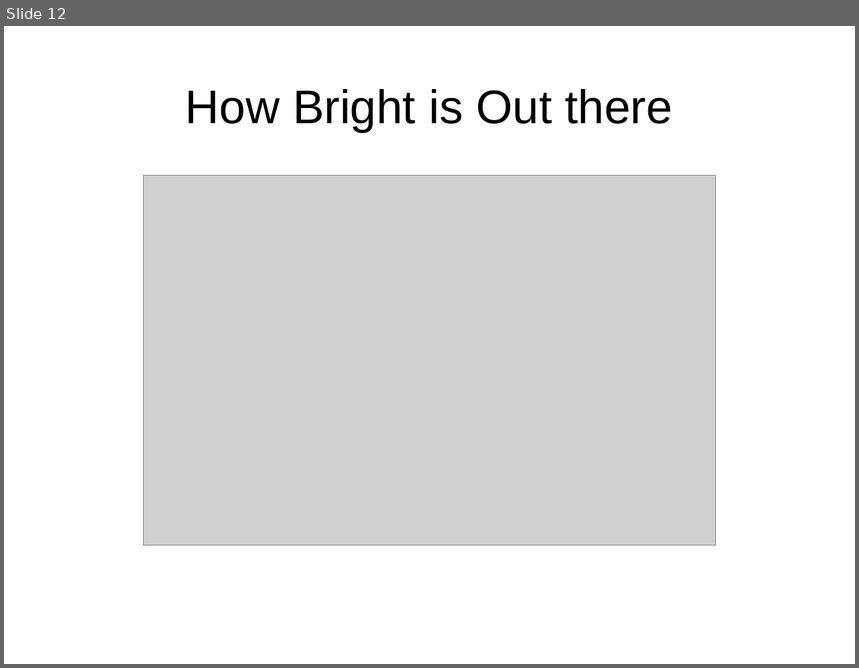
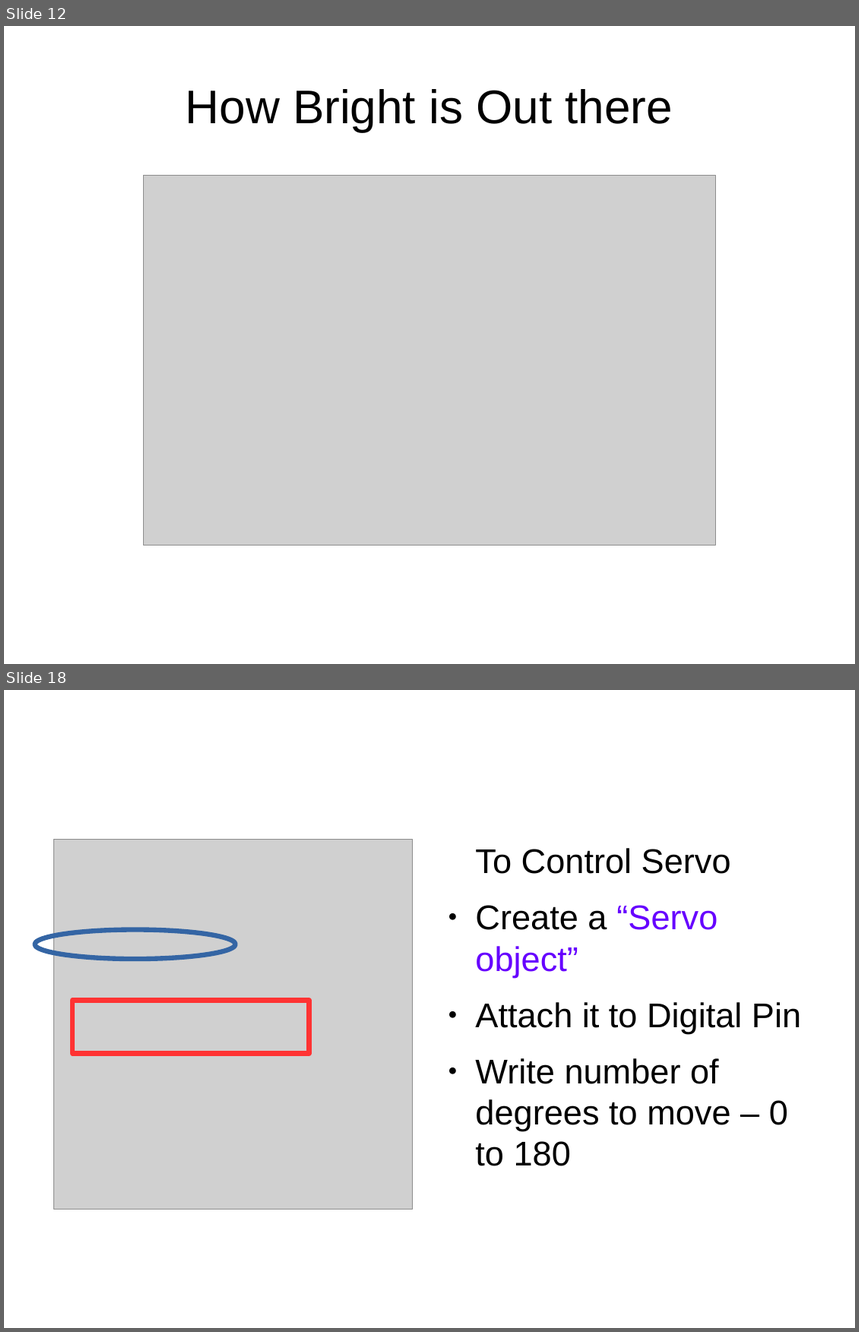
Before and after one commit to dhayanithivijayan/LearnIt, a slide deck: Arduino/DayThree.odp. Shown one above the other, each under a label of ours: slide 12 before the commit, slides 12 and 18 after it; the slides between them are not shown. The pictures are 859x668 and 859x1332 pixels, drawn with LibreOffice and Linux fonts; fonts in the diff are those of the drawing; grey boxes stand for pictures. Boxes give left, top, right and bottom in pixels: in the first picture for what was removed or moved away, otherwise in the second. Text is boxed around its words. In the diff, an @@ line names an element or a change of style, - is before the commit and + after.

Commit message:
started servo

```diff
--- a/Arduino/DayThree.odp
+++ b/Arduino/DayThree.odp
@@ slide 18 added at [4, 690, 855, 1328], background #FFFFFF @@
@@ picture added at [54, 839, 414, 1209] @@
@@ text added at [475, 848, 801, 1167], 32 pt, text #000000 @@
+To Control Servo
+● Create a “Servo object”
+● Attach it to Digital Pin
+● Write number of degrees to move – 0 to 180
@@ ellipse added at [35, 930, 236, 960], outline #3465A4 4.51 pt @@
@@ rectangle added at [72, 1001, 310, 1054], outline #FF3333 4.51 pt @@
```
Also in this commit, not shown: 1 slide changed, 5 other slides added, 8 other files.
